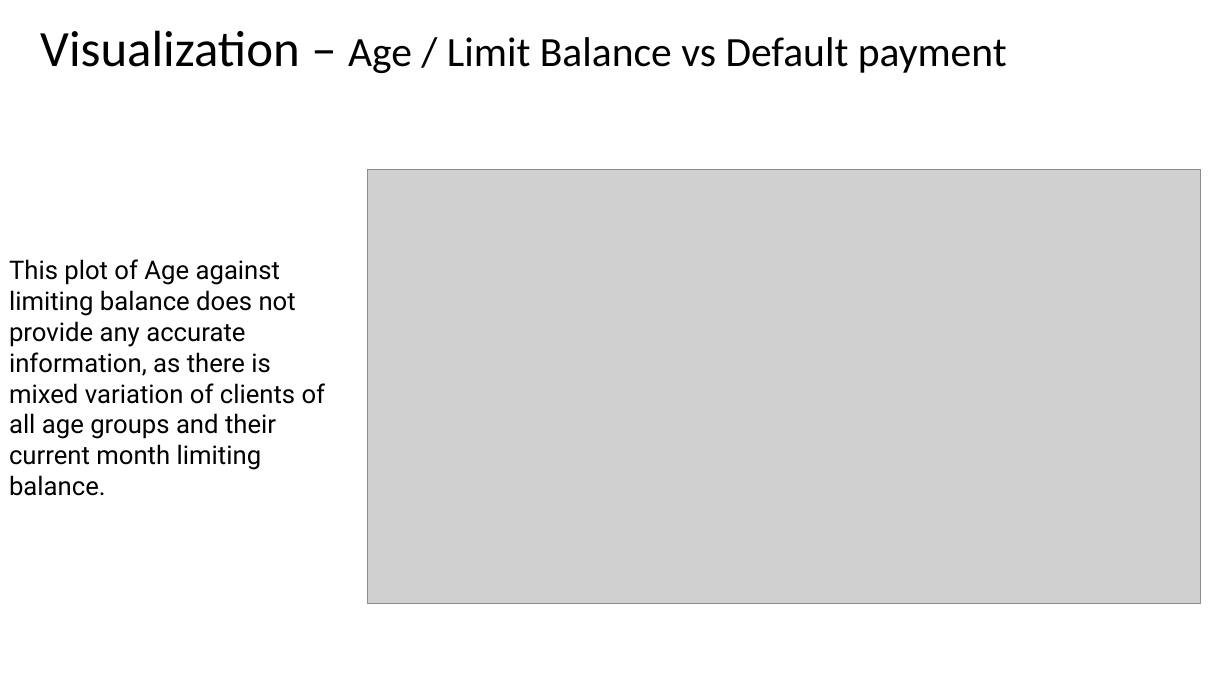
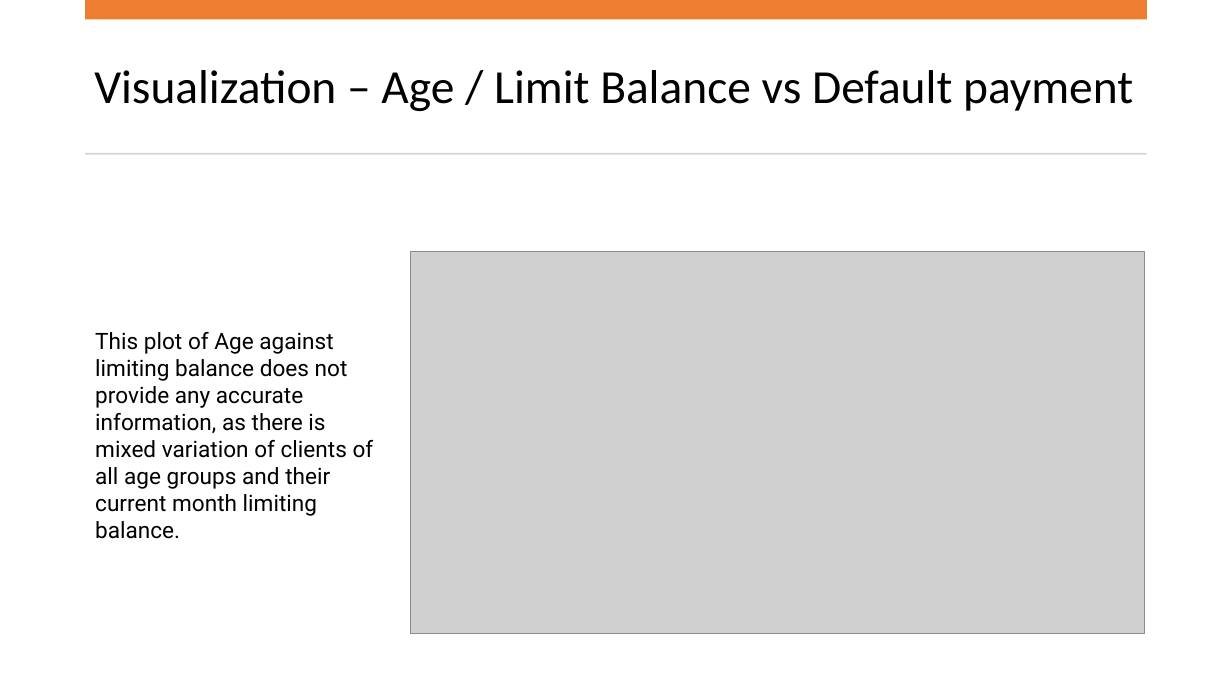
Before and after one commit to pragyanandan/mini-Project-2-ML, a slide deck: slide 11 of Mini-Project.pptx. Drawn at 1232x693 pixels with LibreOffice and Linux fonts; fonts in the diff are those of the drawing; grey boxes stand for pictures. Boxes give left, top, right and bottom in pixels: in the first picture for what was removed or moved away, otherwise in the second. Text is boxed around its words. In the diff, an @@ line names an element or a change of style, - is before the commit and + after.

```diff
--- a/Mini-Project.pptx
+++ b/Mini-Project.pptx
@@ rectangle added at [85,0,1147,19], fill #ED7D31 @@
@@ title "Visualization – Age / Limit ...": place and size @@
-title "Visualization – Age / Limit ..." at [40,30,1007,73]
+title "Visualization – Age / Limit ..." at [94,70,1133,111]
@@ title "Visualization – Age / Limit ..." at [94,70,1133,111]: size 39.6 to 37 pt in "Visualization –"; size 32.4 to 37 pt in "Age / Limit Balance vs Default payment" @@
@@ rectangle added at [85,152,1147,154], fill #D5D5D5 @@
@@ picture: place and size @@
-picture at [368,170,1202,604]
+picture at [410,251,1145,634]
@@ text "This plot of Age against ...": place and size @@
-text "This plot of Age against ..." at [9,259,326,470]
+text "This plot of Age against ..." at [95,332,374,516]
@@ text "This plot of Age against ..." at [95,332,374,516]: size 20 to 17.6 pt; more space between paragraphs @@
```
Also in this commit, not shown: 12 other slides changed, 11 slides added, 1 slide removed, 2 other files.
